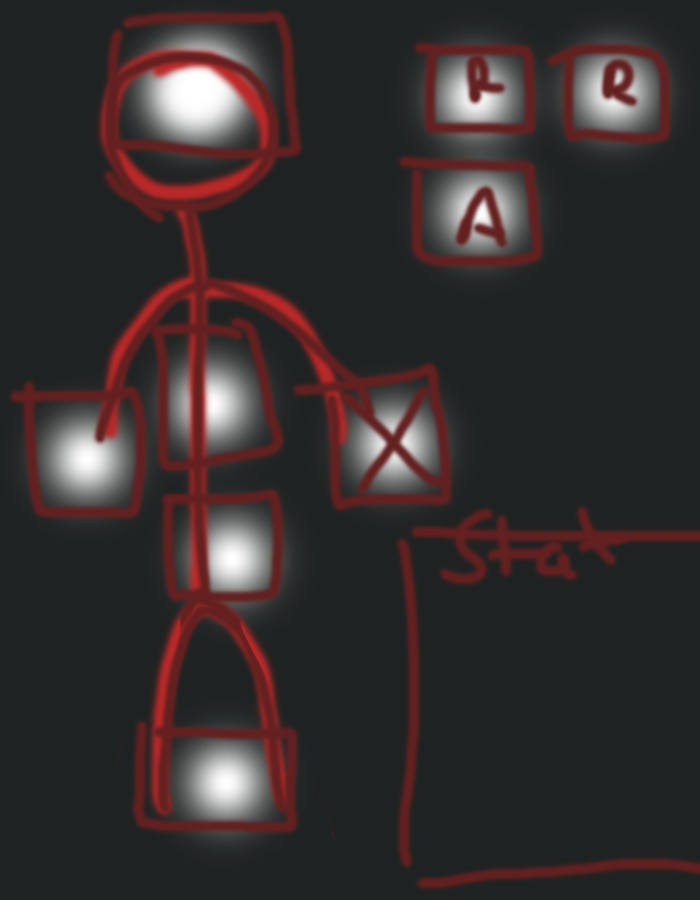
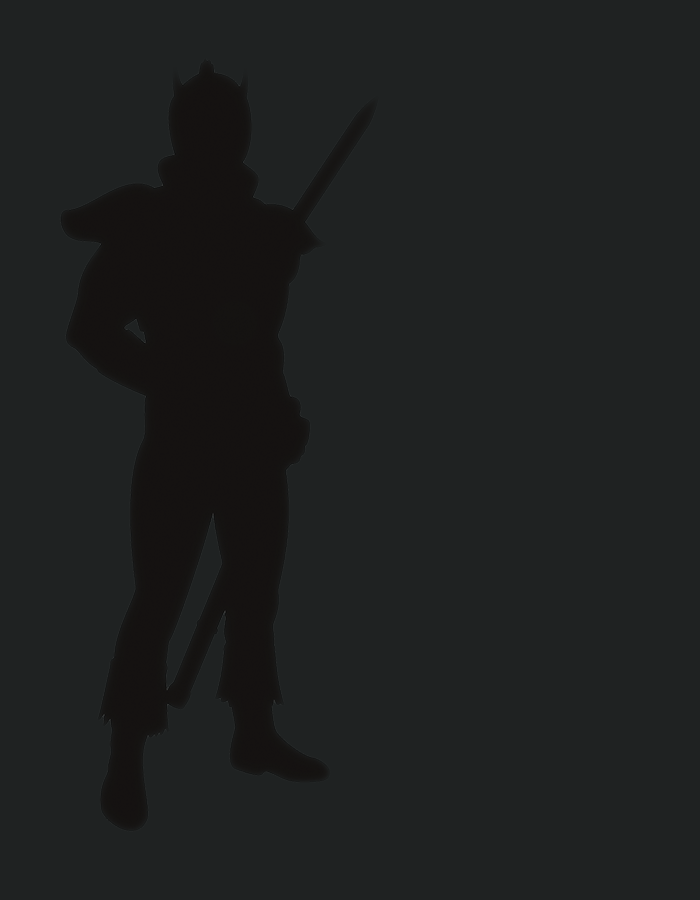
Layered file, before and after one edit (700x900). Changes by layer:
hid "Layer 3" over box(5, 6, 700, 892)
added layer "169aacd09a3eb7abfb61cfca698f8751" (87%) above "Layer 5" over box(59, 58, 380, 832)
hid "Layer 5" over box(93, 42, 355, 823)
hid "Layer 4" over box(5, 1, 700, 874)
